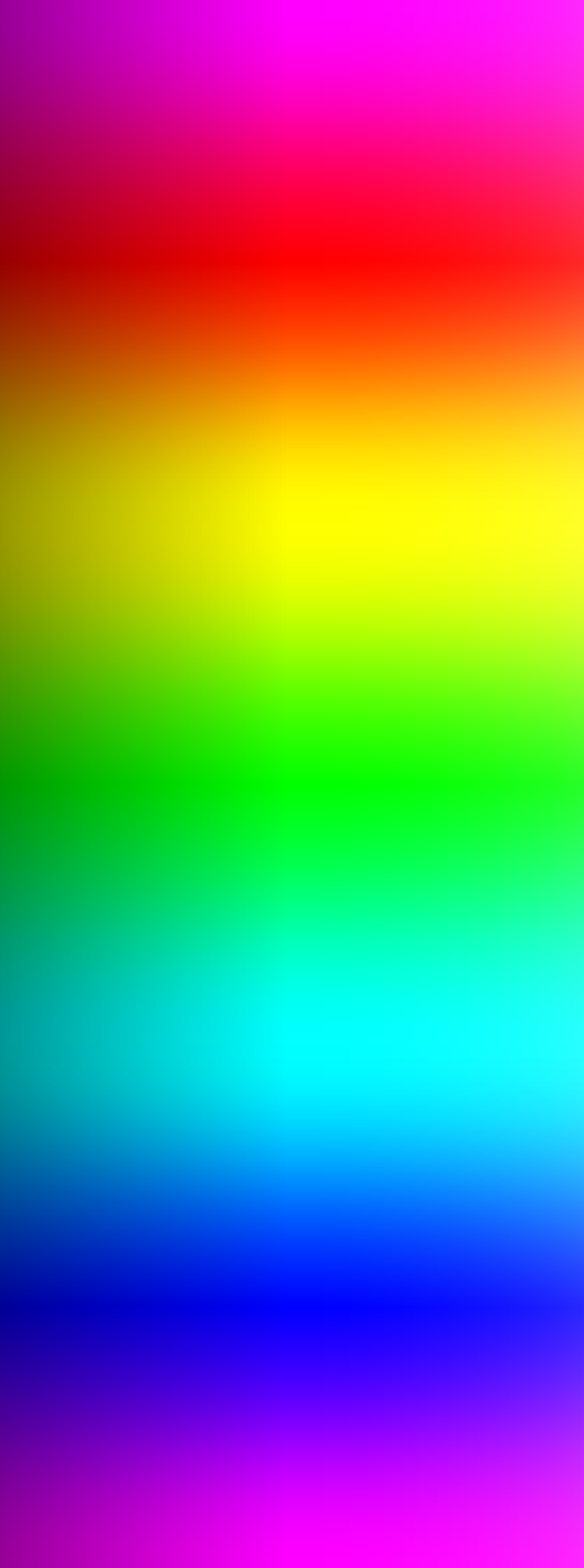
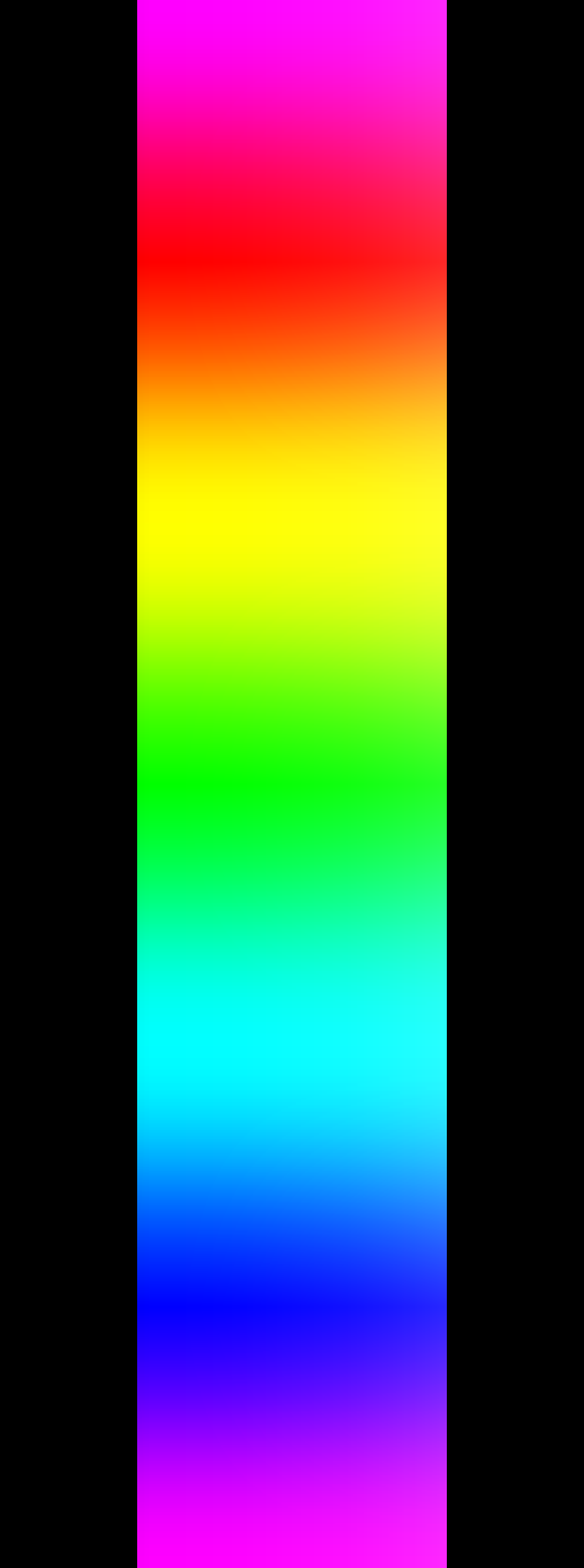
Comparing the layer stacks of the two 584 × 1568 images. Changes:
added layer "Hintergrund Kopie 2" above "Rechteck 1" over [137, 0, 447, 1568]
added layer "Rechteck 1" above "Hintergrund" over [0, 0, 584, 1568]
added layer "Hintergrund" over [0, 0, 584, 1568]
